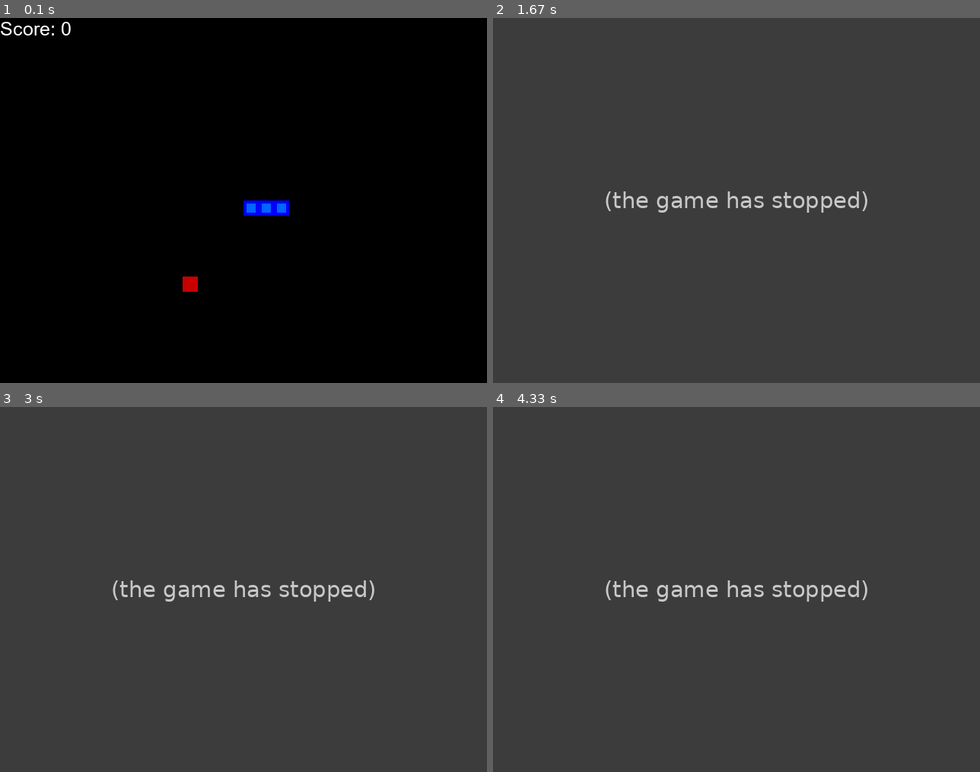
Above: before the commit, frames 1-4 (two rows, left to right).
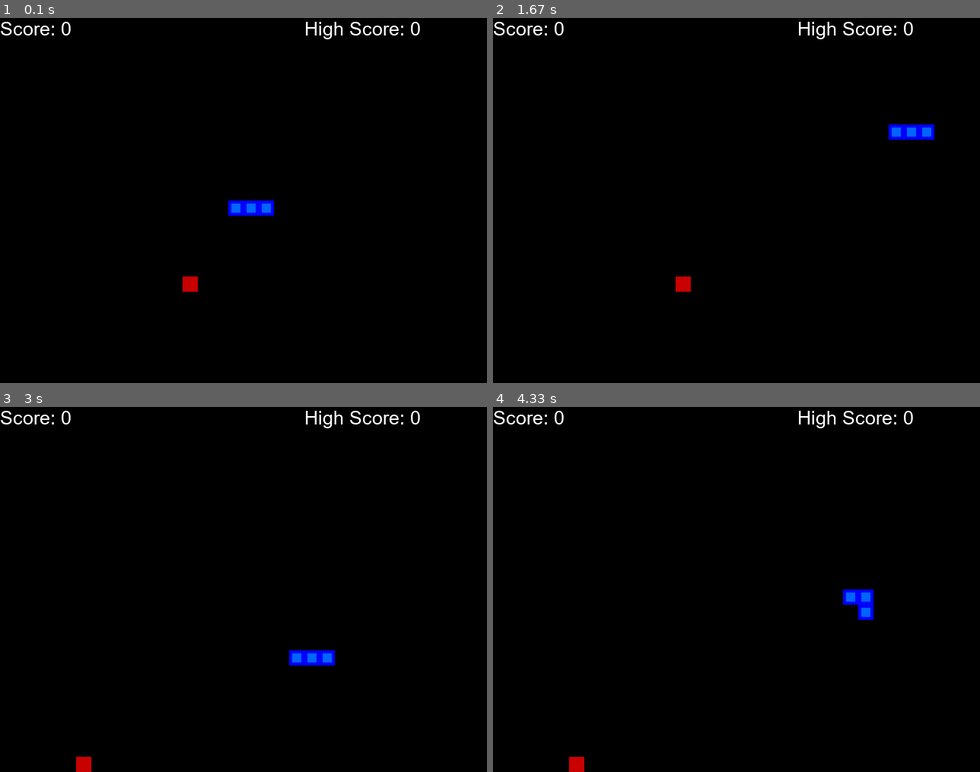
Above: after the commit, the same moments.

Repository: Abhijith14/SnakeGame-PyGame
Game: pygame game, started from game.py
Same seed, same stepped clock (60 frames per second), same inputs: the game is played once before the commit and once after it.
Inputs:
- Up to frame 1 (0.1 s): no input
- Up to frame 2 (1.67 s): hold Right 0.33-0.8 s; hold Up 0.83-1.3 s; hold Right from 1.33 s (still down)
- Up to frame 3 (3 s): release Right at 1.8 s; hold Left 1.83-2.37 s; hold Down 2.4-2.7 s; hold Left from 2.73 s (still down)
- Up to frame 4 (4.33 s): release Left at 3.13 s; hold Up 3.17-3.53 s; hold Right 3.57-4.2 s; hold Down from 4.23 s (still down)

The runs differ from the first frame. In frame 1, 0.6% of the frame differs, in the area x 46-87%, y 1-55%; in frame 2, 100%, in the area x 0-100%, y 0-100%; in frame 3, 100%; in frame 4, 100%.
Before the commit the program exited at 0.75 s; later frames show no game.

Commit message:
Upgraded

Diff:
--- a/game.py
+++ b/game.py
@@ -23,7 +23,7 @@
 BLACK = (0,0,0)
 
 BLOCK_SIZE = 20
-SPEED = 20
+SPEED = 10
 
 class SnakeGame:
 
@@ -34,18 +34,22 @@
         self.display = pygame.display.set_mode((self.w, self.h))
         pygame.display.set_caption('Snake')
         self.clock = pygame.time.Clock()
+        self.reset()
 
+    def reset(self):
         # init game state
         self.direction = Direction.RIGHT
 
-        self.head = Point(self.w/2, self.h/2)
+        self.head = Point(self.w / 2, self.h / 2)
         self.snake = [self.head,
-                      Point(self.head.x-BLOCK_SIZE, self.head.y),
-                      Point(self.head.x-(2*BLOCK_SIZE), self.head.y)]
+                      Point(self.head.x - BLOCK_SIZE, self.head.y),
+                      Point(self.head.x - (2 * BLOCK_SIZE), self.head.y)]
 
         self.score = 0
         self.food = None
         self._place_food()
+        self.frame_iteration = 0
+
 
     def _place_food(self):
         x = random.randint(0, (self.w-BLOCK_SIZE )//BLOCK_SIZE )*BLOCK_SIZE
@@ -54,7 +58,7 @@
         if self.food in self.snake:
             self._place_food()
 
-    def play_step(self):
+    def play_step(self, score_final):
         # 1. collect user input
         for event in pygame.event.get():
             if event.type == pygame.QUIT:
@@ -88,7 +92,7 @@
             self.snake.pop()
 
         # 5. update ui and clock
-        self._update_ui()
+        self._update_ui(score_final)
         self.clock.tick(SPEED)
         # 6. return game over and score
         return game_over, self.score
@@ -103,7 +107,7 @@
 
         return False
 
-    def _update_ui(self):
+    def _update_ui(self, score_final):
         self.display.fill(BLACK)
 
         for pt in self.snake:
@@ -113,7 +117,9 @@
         pygame.draw.rect(self.display, RED, pygame.Rect(self.food.x, self.food.y, BLOCK_SIZE, BLOCK_SIZE))
 
         text = font.render("Score: " + str(self.score), True, WHITE)
+        text2 = font.render("High Score: " + str(score_final), True, WHITE)
         self.display.blit(text, [0, 0])
+        self.display.blit(text2, [400, 0])
         pygame.display.flip()
 
     def _move(self, direction):
@@ -133,15 +139,19 @@
 
 if __name__ == '__main__':
     game = SnakeGame()
-
+    score_final = 0
     # game loop
     while True:
-        game_over, score = game.play_step()
+        game_over, score = game.play_step(score_final)
 
         if game_over == True:
-            break
+            game.reset()
+            if score > score_final:
+                score_final = score
+            # break
 
-    print('Final Score', score)
+    # print('Final Score', score)
 
-
-    pygame.quit()
+    #
+    #
+    # pygame.quit()
